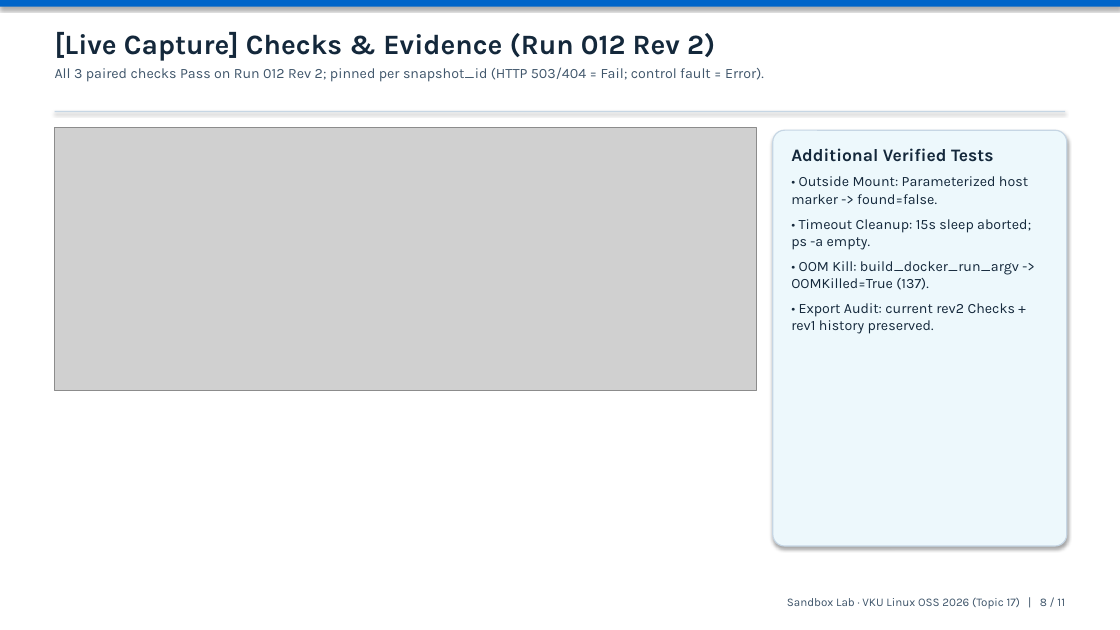
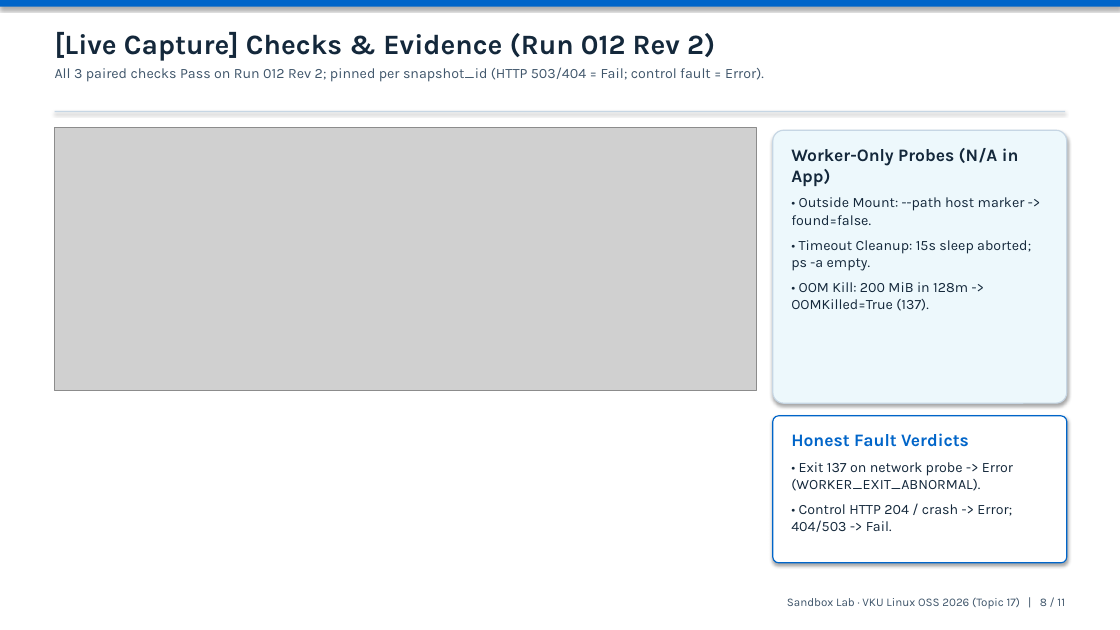
Before and after one commit to Xlinhx/MaNguonMoLinux, a slide deck: slide 8 of deliverables/slides.pptx. Drawn at 1120x630 pixels with LibreOffice and Linux fonts; fonts in the diff are those of the drawing; grey boxes stand for pictures. Boxes give left, top, right and bottom in pixels: in the first picture for what was removed or moved away, otherwise in the second. Text is boxed around its words. In the diff, an @@ line names an element or a change of style, - is before the commit and + after.

```diff
--- a/deliverables/slides.pptx
+++ b/deliverables/slides.pptx
@@ rounded rectangle: place and size @@
-rounded rectangle at box(773, 130, 1067, 546)
+rounded rectangle at box(773, 130, 1067, 403)
@@ text at box(791, 148, 1025, 225): text changed @@
-Additional Verified Tests
-• Outside Mount: Parameterized host marker -> found=false.
+Worker-Only Probes (N/A in App)
+• Outside Mount: --path host marker -> found=false.
@@ text at box(791, 282, 968, 311): text changed @@
-• OOM Kill: build_docker_run_argv -> OOMKilled=True (137).
-• Export Audit: current rev2 Checks + rev1 history preserved.
+• OOM Kill: 200 MiB in 128m -> OOMKilled=True (137).
@@ rounded rectangle added at box(773, 416, 1067, 563), fill #FFFFFF, outline #0065C9 1 pt @@
@@ text added at box(791, 433, 1013, 532), 12.2 pt, text #14283B @@
+Honest Fault Verdicts
+• Exit 137 on network probe -> Error (WORKER_EXIT_ABNORMAL).
+• Control HTTP 204 / crash -> Error; 404/503 -> Fail.
```
Also in this commit, not shown: 7 other slides changed, 27 other files.
